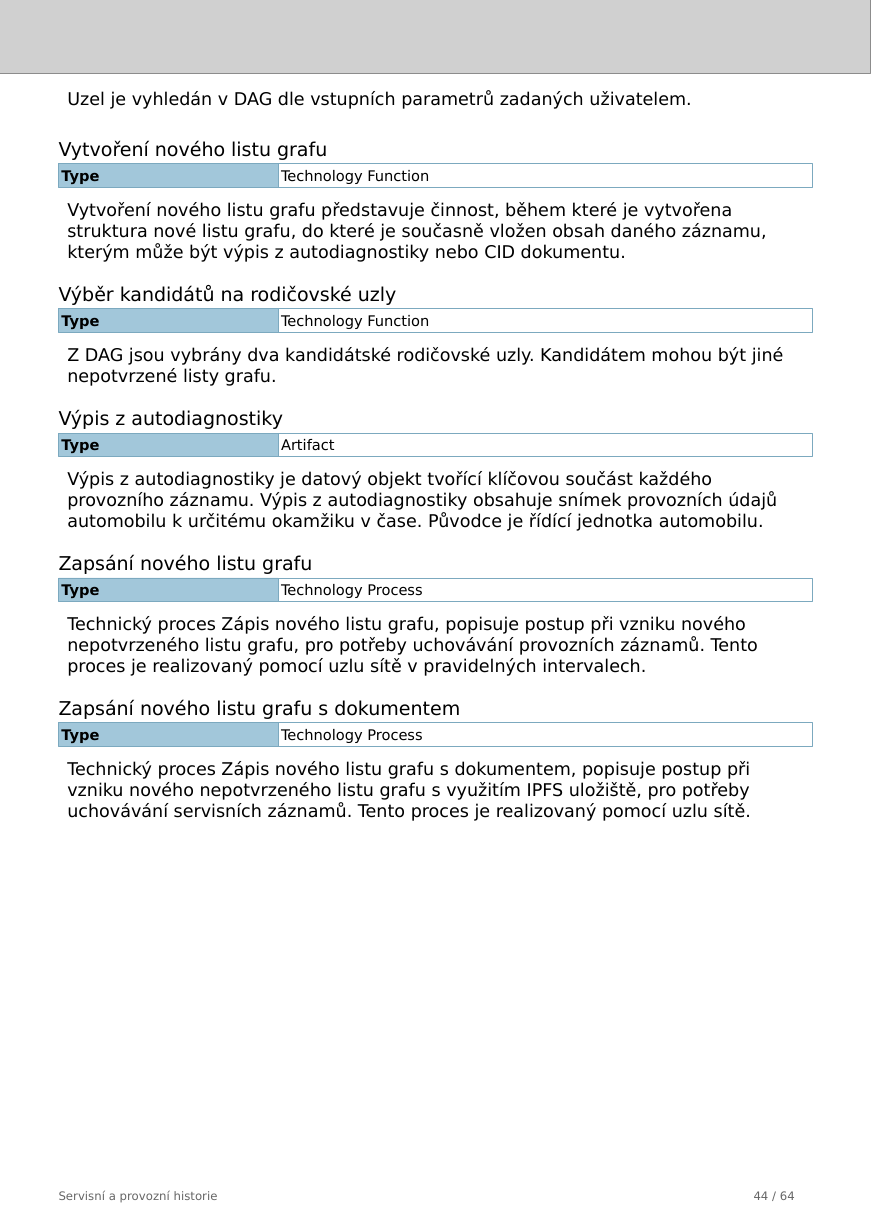
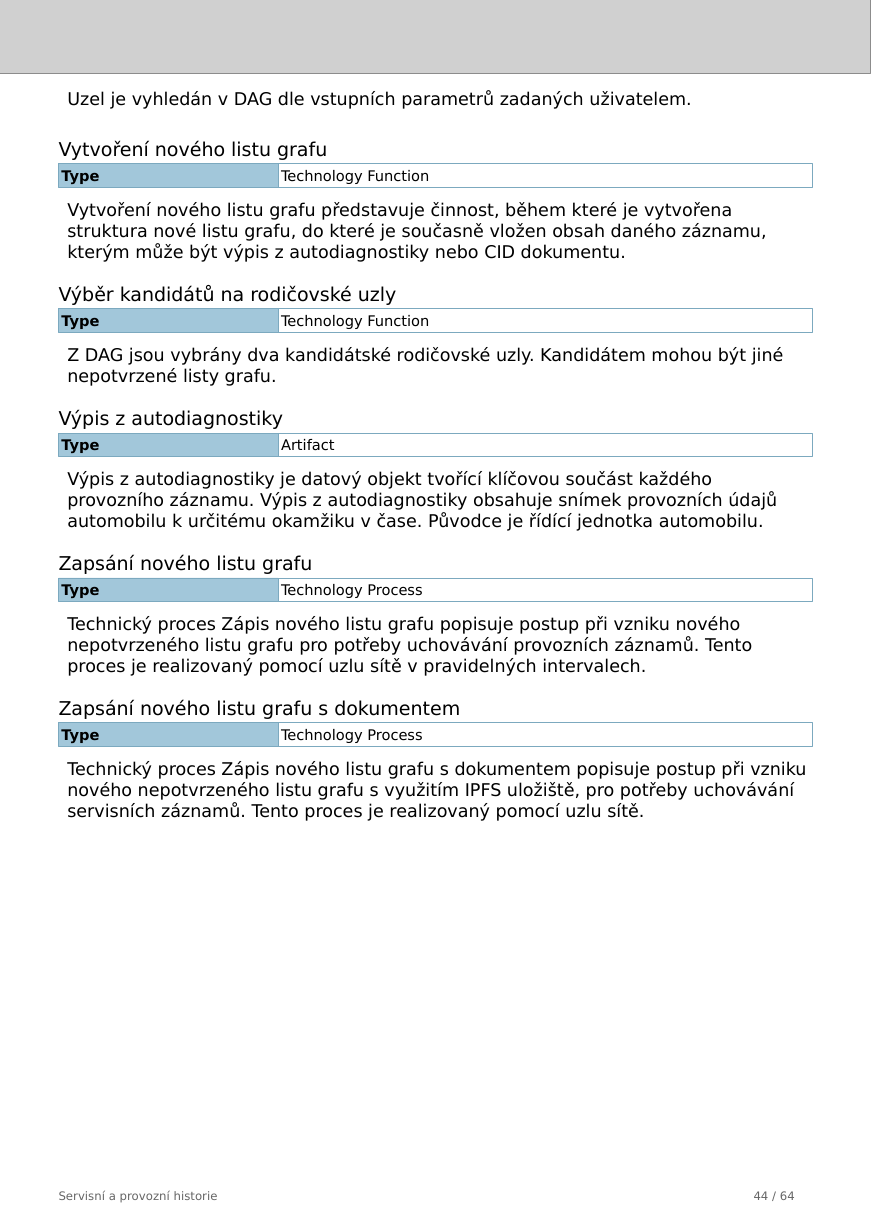
Before and after one commit to friedmannmartin/servisni_a_provozni_historie, a slide deck: slide 44 of report/jasper/servisni_a_provozni_historie.pptx. Drawn at 871x1232 pixels with LibreOffice and Linux fonts; fonts in the diff are those of the drawing; grey boxes stand for pictures. Boxes give left, top, right and bottom in pixels: in the first picture for what was removed or moved away, otherwise in the second. Text is boxed around its words. In the diff, an @@ line names an element or a change of style, - is before the commit and + after.

```diff
--- a/report/jasper/servisni_a_provozni_historie.pptx
+++ b/report/jasper/servisni_a_provozni_historie.pptx
@@ text at (67, 616, 752, 676): text changed @@
-Technický proces Zápis nového listu grafu, popisuje postup při vzniku nového nepotvrzeného listu grafu, pro potřeby uchovávání provozních záznamů. Tento proces je realizovaný pomocí uzlu sítě v pravidelných intervalech.
+Technický proces Zápis nového listu grafu popisuje postup při vzniku nového nepotvrzeného listu grafu pro potřeby uchovávání provozních záznamů. Tento proces je realizovaný pomocí uzlu sítě v pravidelných intervalech.
@@ text at (67, 761, 806, 821): text changed @@
-Technický proces Zápis nového listu grafu s dokumentem, popisuje postup při vzniku nového nepotvrzeného listu grafu s využitím IPFS uložiště, pro potřeby uchovávání servisních záznamů. Tento proces je realizovaný pomocí uzlu sítě.
+Technický proces Zápis nového listu grafu s dokumentem popisuje postup při vzniku nového nepotvrzeného listu grafu s využitím IPFS uložiště, pro potřeby uchovávání servisních záznamů. Tento proces je realizovaný pomocí uzlu sítě.
```
Also in this commit, not shown: 7 other slides changed, 24 other files.
